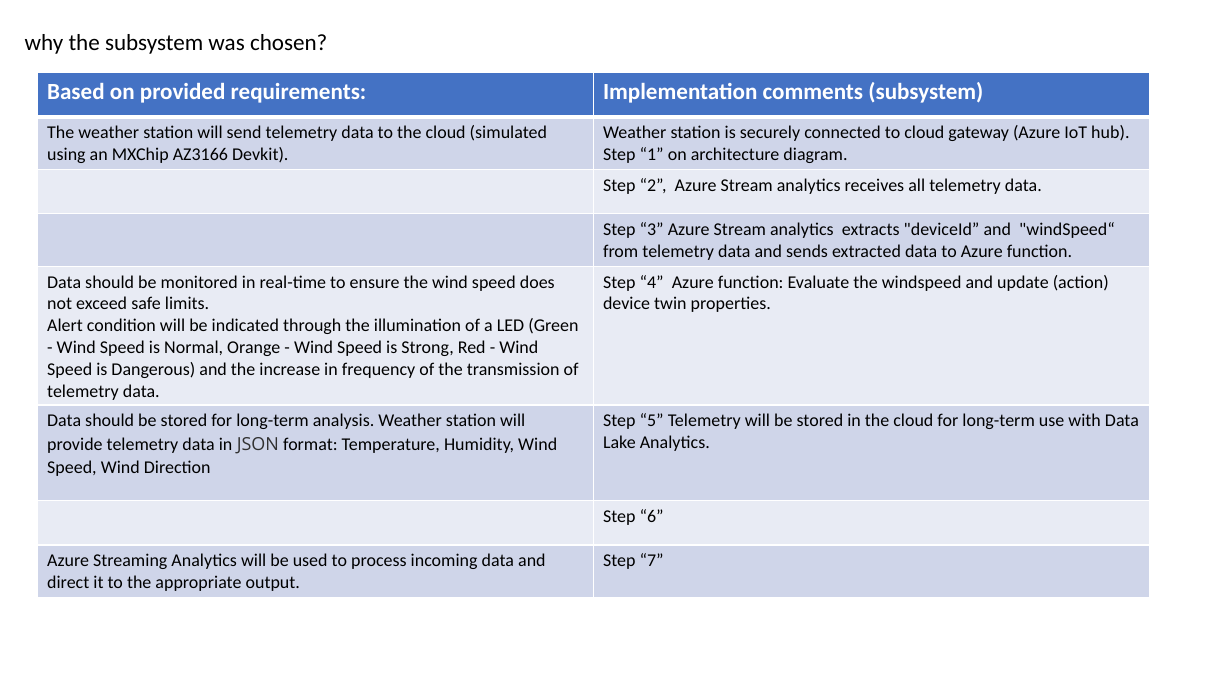
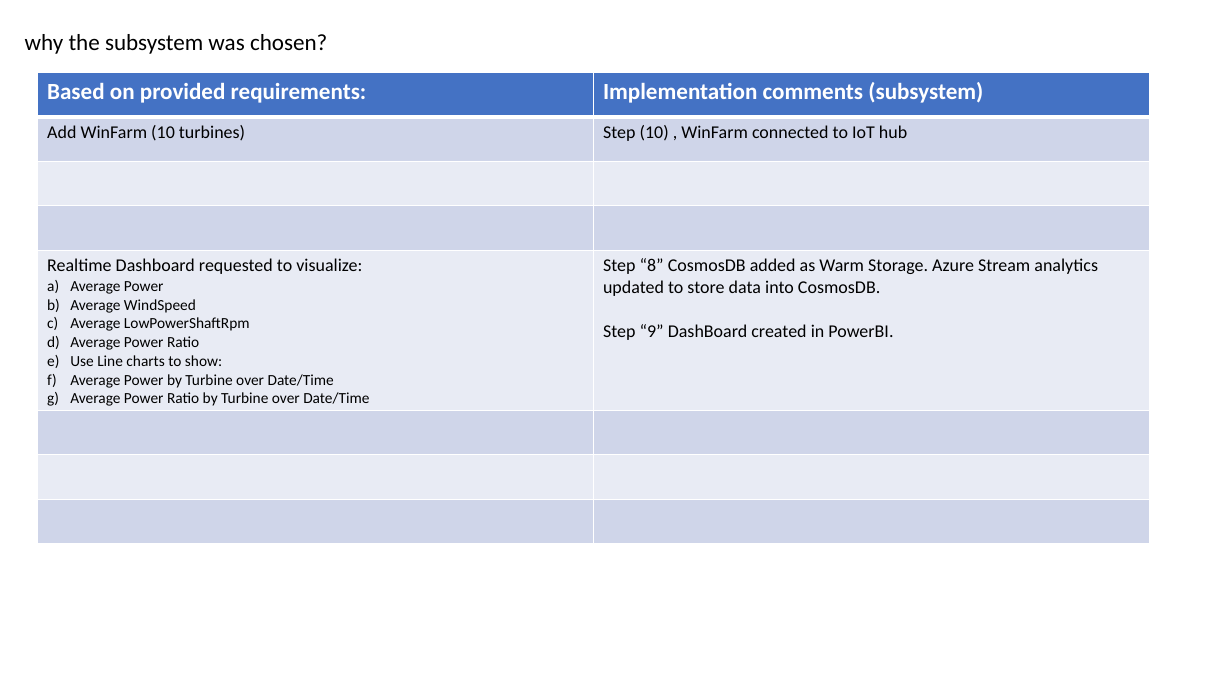
Before and after one commit to TonyDevTest/iotcapstone, a slide deck: slide 2 of Lab2/WindFarmArchitecture-16DB6E74.pptx. Drawn at 1232x693 pixels with LibreOffice and Linux fonts; fonts in the diff are those of the drawing. Boxes give left, top, right and bottom in pixels: in the first picture for what was removed or moved away, otherwise in the second. Text is boxed around its words. In the diff, an @@ line names an element or a change of style, - is before the commit and + after.

```diff
--- a/Lab2/WindFarmArchitecture-16DB6E74.pptx
+++ b/Lab2/WindFarmArchitecture-16DB6E74.pptx
@@ table at [38,73,1151,544] @@
-row 2, column 1: The weather station will send telemetry data to the cloud (simulated using an MXChip AZ3166 Devkit).
+row 2, column 1: Add WinFarm (10 turbines)
-row 2, column 2: Weather station is securely connected to cloud gateway (Azure IoT hub). Step “1” on architecture diagram.
+row 2, column 2: Step (10) , WinFarm connected to IoT hub
-row 3, column 2: Step “2”, Azure Stream analytics receives all telemetry data.
+row 3, column 2: 
@@ row 4, column 2: "Step “3” Azure Stream analytics extracts "deviceId” and "windSpeed“ from telemetry data and sends extracted data to Azure function." to "" @@
-row 5, column 1: Data should be monitored in real-time to ensure the wind speed does not exceed safe limits. / Alert condition will be indicated through the illumination of a LED (Green - Wind Speed is Normal, Orange - Wind Speed is Strong, Red - Wind Speed is Dangerous) and the increase in frequency of the transmission of telemetry data.
+row 5, column 1: Realtime Dashboard requested to visualize: / Average Power / Average WindSpeed / Average LowPowerShaftRpm / Average Power Ratio / Use Line charts to show: / Average Power by Turbine over Date/Time / Average Power Ratio by Turbine over Date/Time
-row 5, column 2: Step “4” Azure function: Evaluate the windspeed and update (action) device twin properties.
+row 5, column 2: Step “8” CosmosDB added as Warm Storage. Azure Stream analytics updated to store data into CosmosDB. / Step “9” DashBoard created in PowerBI.
-row 6, column 1: Data should be stored for long-term analysis. Weather station will provide telemetry data in JSON format: Temperature, Humidity, Wind Speed, Wind Direction
+row 6, column 1: 
-row 6, column 2: Step “5” Telemetry will be stored in the cloud for long-term use with Data Lake Analytics.
+row 6, column 2: 
-row 7, column 2: Step “6”
+row 7, column 2: 
-row 8, column 1: Azure Streaming Analytics will be used to process incoming data and direct it to the appropriate output.
+row 8, column 1: 
-row 8, column 2: Step “7”
+row 8, column 2: 
```
Also in this commit, not shown: 1 other slide changed.
